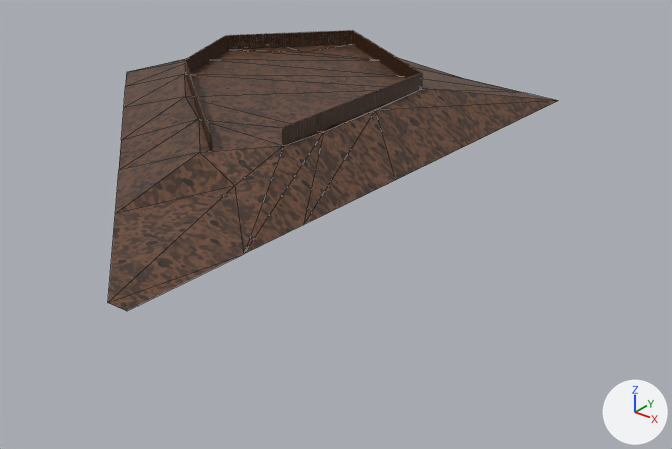
Renders of the glTF model Gangsta Wizards/Main/MAP - NON-BUILDINGS/Goblin Fort.glb from each side of a commit.
Before and after are seen from a camera (50 mm lens) standing at (163.0, -191.0, 89.0) and looking at (11.0, -1.0, -28.0). Arrows for +X, +Y and +Z are at lower right; the lights stay in place. The first picture is the older version. Mesh edges are drawn as thin lines on the coarser meshes. Where no turn or scale is listed for an object, it has been applied to the vertices. Vertices at exactly the same position are counted once.

Objects in the first picture: 'Fences', 'Ground'.
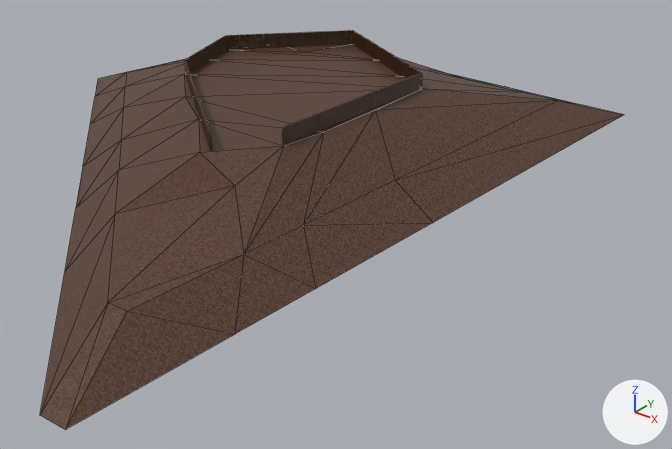
Boxes [x1, y1, x2, y2] around the edits, measured in the pictures (672 x 449 px):
'Ground', reshaped (30% wider, 44% taller)
    before: [108, 44, 557, 311]
    after: [40, 44, 623, 430]
part 1 of me_plane_004, added (brown)
    after: [40, 72, 623, 430]
part 2 of me_plane_004, surface changed
    both: [108, 51, 557, 311]

What changed in the scene script:
```text
Change me_plane_004:
    used by ob_ground; location = (0.0, 0.0, 0.0)
    remove me_plane_004.from_pydata(...)  # 32 vertices, 46 faces; spans x -85.0..43.0, y -97.0..75.0, z -3.0..8.0
    add me_plane_004.from_pydata(...)  # 48 vertices, 78 faces; spans x -107.0..57.0, y -121.0..98.0, z -10.0..8.0
    me_plane_004 part 1
    16 vertices are added at x -107.0..57.0, y -121.0..98.0, z -10.0
    32 new faces join them
    me_plane_004 part 2: 46 kept faces spanning x -85.0..43.0, y -97.0..75.0, z -3.0..8.0 get new texture (UV) coordinates
```
